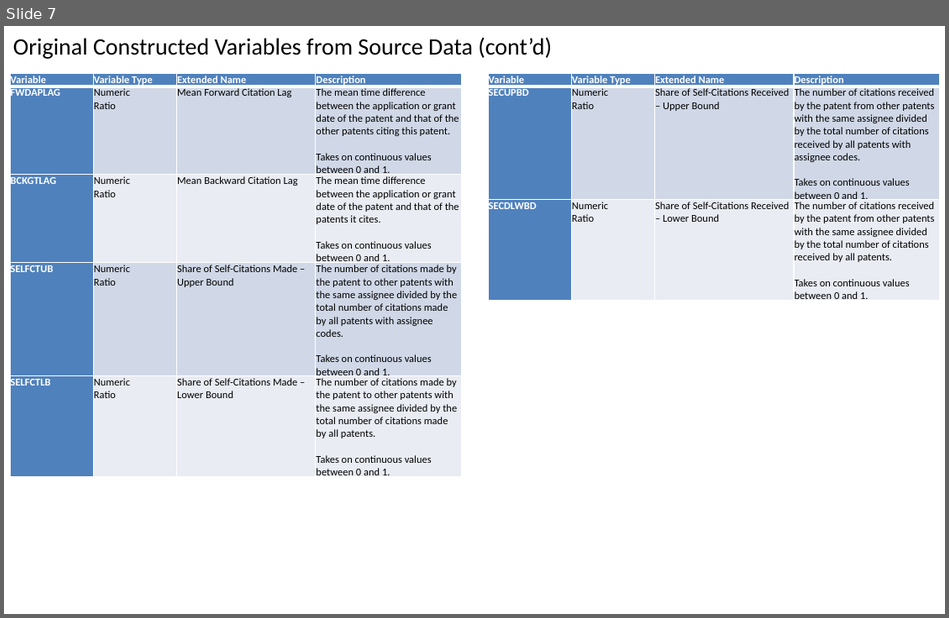
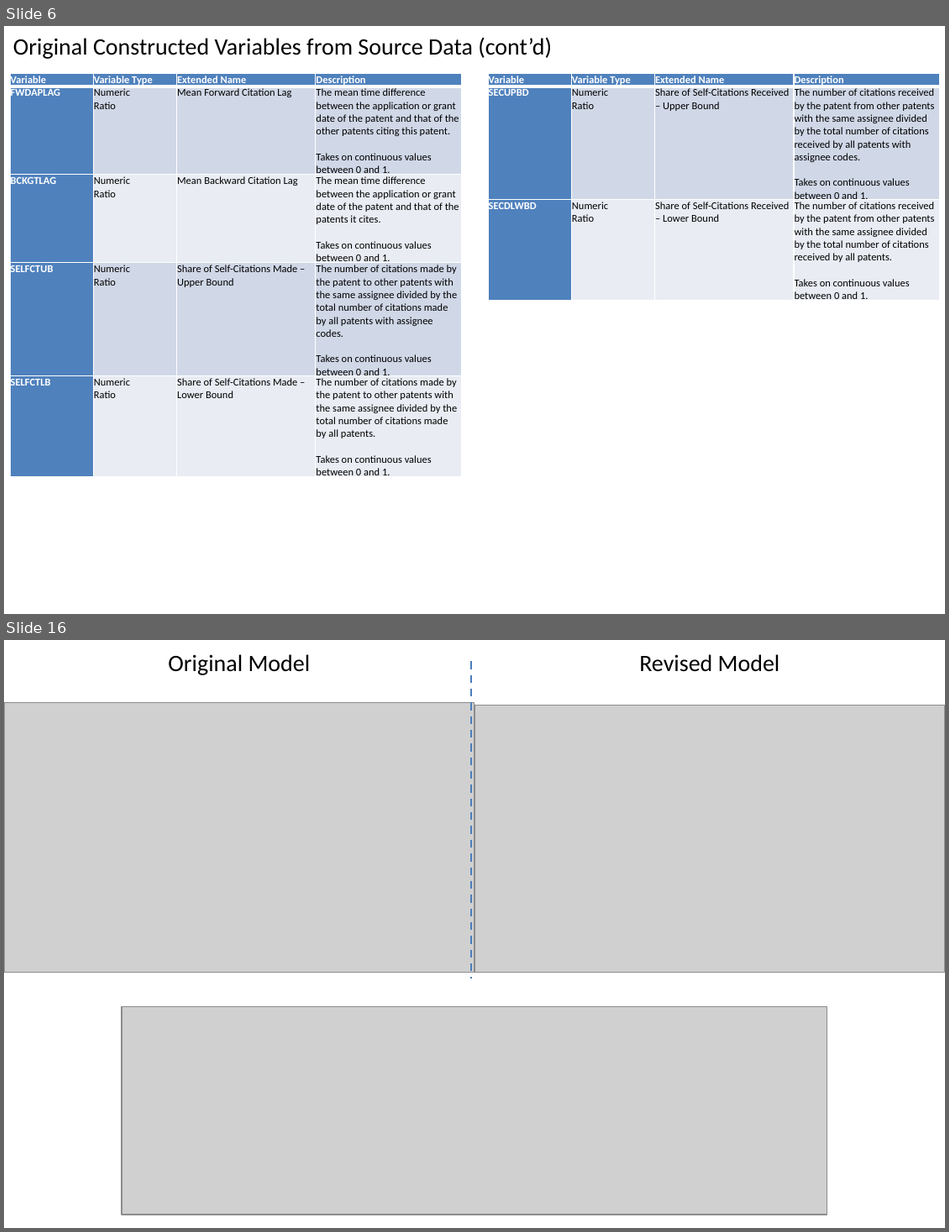
Before and after one commit to SLU-Courses-Townes/SOC6100, a slide deck: Presentations/Presentation02/Townes_SOC6100_Presentation02.pptx. Shown one above the other, each under a label of ours: slide 7 before the commit, slides 6 and 16 after it; the slides between them are not shown. The pictures are 949x618 and 949x1232 pixels, drawn with LibreOffice and Linux fonts; fonts in the diff are those of the drawing; grey boxes stand for pictures. Boxes give left, top, right and bottom in pixels: in the first picture for what was removed or moved away, otherwise in the second. Text is boxed around its words. In the diff, an @@ line names an element or a change of style, - is before the commit and + after.

```diff
--- a/Presentations/Presentation02/Townes_SOC6100_Presentation02.pptx
+++ b/Presentations/Presentation02/Townes_SOC6100_Presentation02.pptx
@@ slide 16 added at [4,640,945,1228], background #FFFFFF @@
@@ text added at [168,654,311,675], 18 pt, text #000000 @@
+Original Model
@@ line added from (471, 662) to (471, 979), #4B7EBC 1.5 pt dashed @@
@@ text added at [639,654,780,672], 18 pt, text #000000 @@
+Revised Model
@@ picture added at [4,702,474,972] @@
@@ picture added at [474,705,945,972] @@
@@ picture added at [122,1007,827,1215] @@
@@ what was slide 7 is now slide 6 @@
```
Also in this commit, not shown: 5 slides changed, 12 other slides added, 1 slide removed.
